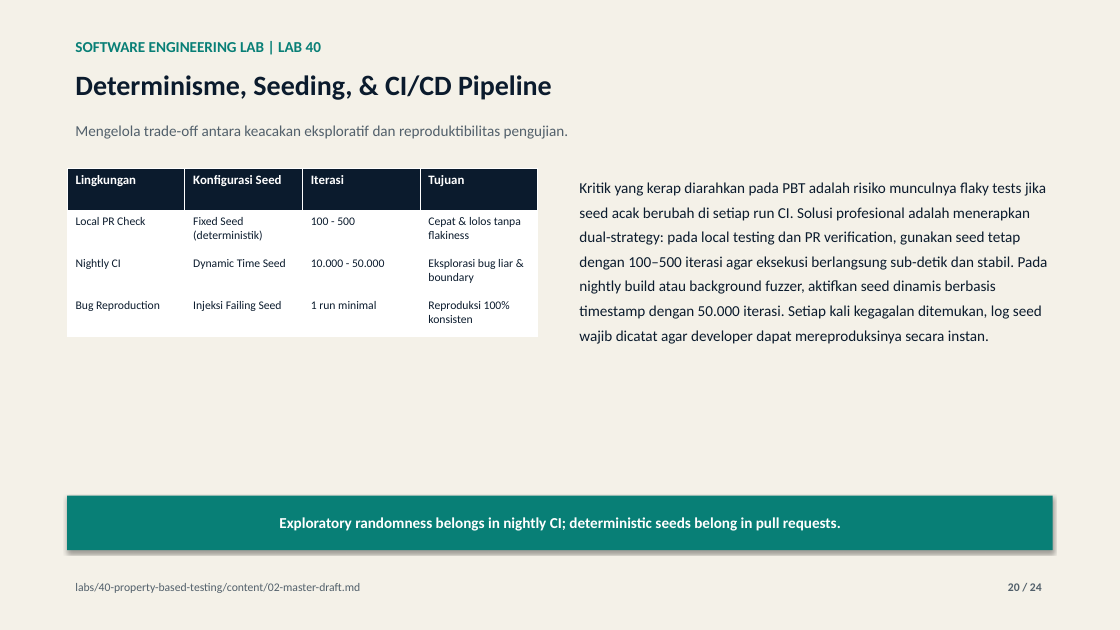
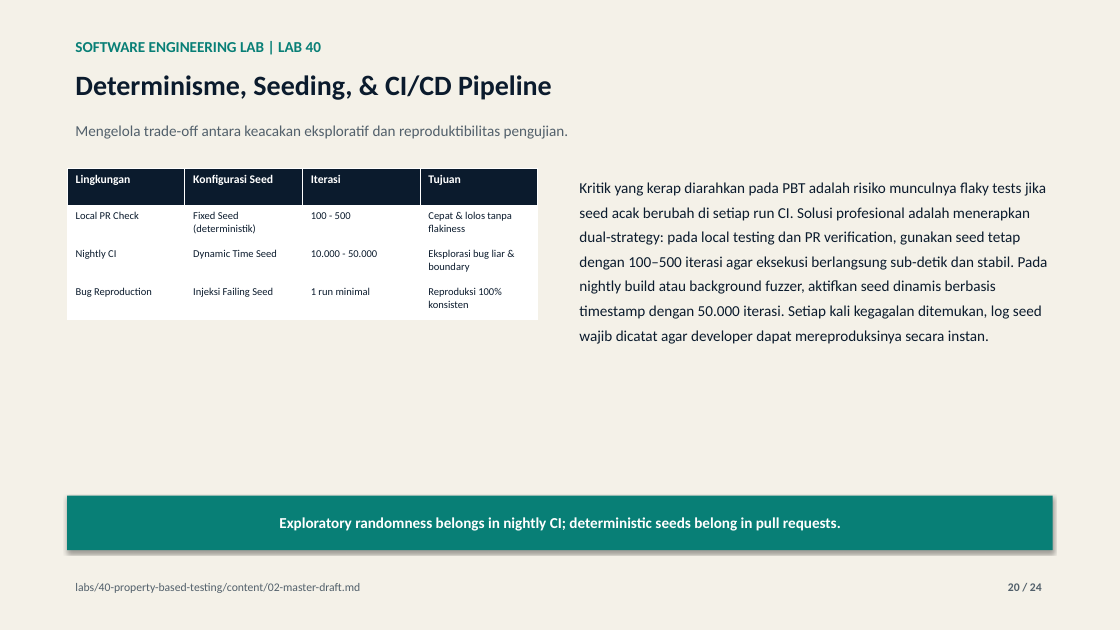
Before and after one commit to lukman-ss/software-engineering-lab, a slide deck: slide 20 of labs/40-property-based-testing/result/linkedin/lab-40-property-based-testing-carousel.pptx. Drawn at 1120x630 pixels with LibreOffice and Linux fonts; fonts in the diff are those of the drawing. Boxes give left, top, right and bottom in pixels: in the first picture for what was removed or moved away, otherwise in the second. Text is boxed around its words. In the diff, an @@ line names an element or a change of style, - is before the commit and + after.

```diff
--- a/labs/40-property-based-testing/result/linkedin/lab-40-property-based-testing-carousel.pptx
+++ b/labs/40-property-based-testing/result/linkedin/lab-40-property-based-testing-carousel.pptx
@@ table at [67,168,538,319] @@
@@ size 11 to 10 pt in "Lingkungan", "Konfigurasi Seed", "Iterasi", "Tujuan" @@
@@ size 10 to 9 pt in "Local PR Check", "Fixed Seed (deterministik)", "100 - 500", "Cepat & lolos tanpa flakiness" and 8 more places @@
```
Also in this commit, not shown: 7 other slides changed, 31 other files.
